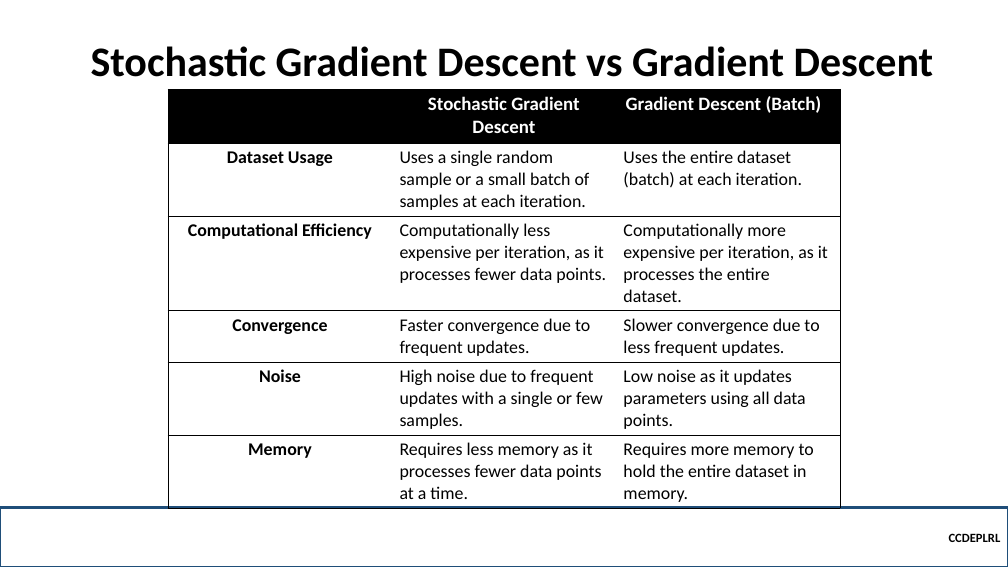
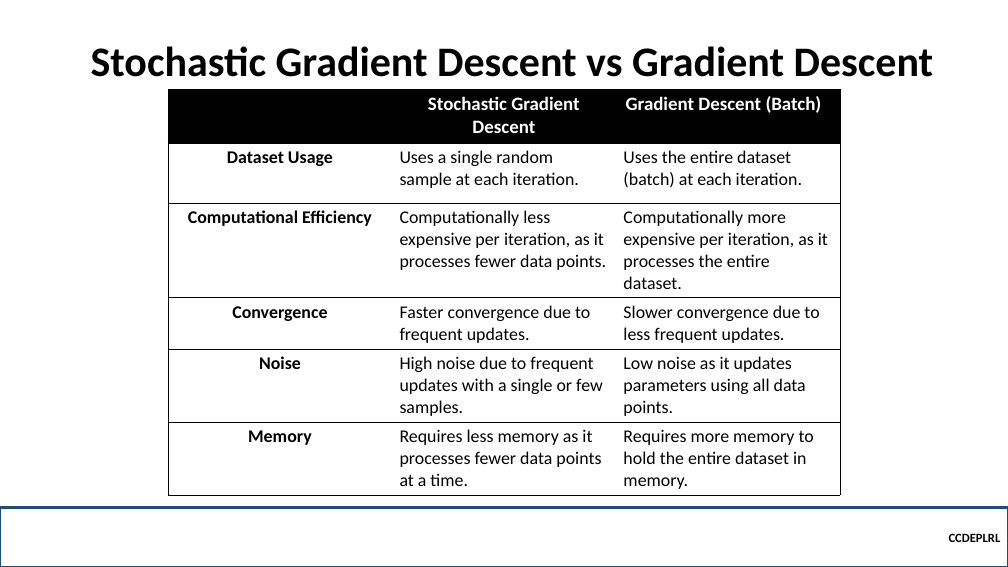
Before and after one commit to robitussin/CCDEPLRL, a slide deck: slide 14 of Week 3 - Neural Networks in Practice/Mini-Batches.pptx. Drawn at 1008x567 pixels with LibreOffice and Linux fonts; fonts in the diff are those of the drawing; background and template pictures are left out. Boxes give left, top, right and bottom in pixels: in the first picture for what was removed or moved away, otherwise in the second. Text is boxed around its words. In the diff, an @@ line names an element or a change of style, - is before the commit and + after.

Commit message:
added mini batch and overfitting

```diff
--- a/Week 3 - Neural Networks in Practice/Mini-Batches.pptx
+++ b/Week 3 - Neural Networks in Practice/Mini-Batches.pptx
@@ table at (x1=168, y1=89, x2=839, y2=493) @@
-row 2, column 2: Uses a single random sample or a small batch of samples at each iteration.
+row 2, column 2: Uses a single random sample at each iteration.
```
Also in this commit, not shown: 2 other files.
